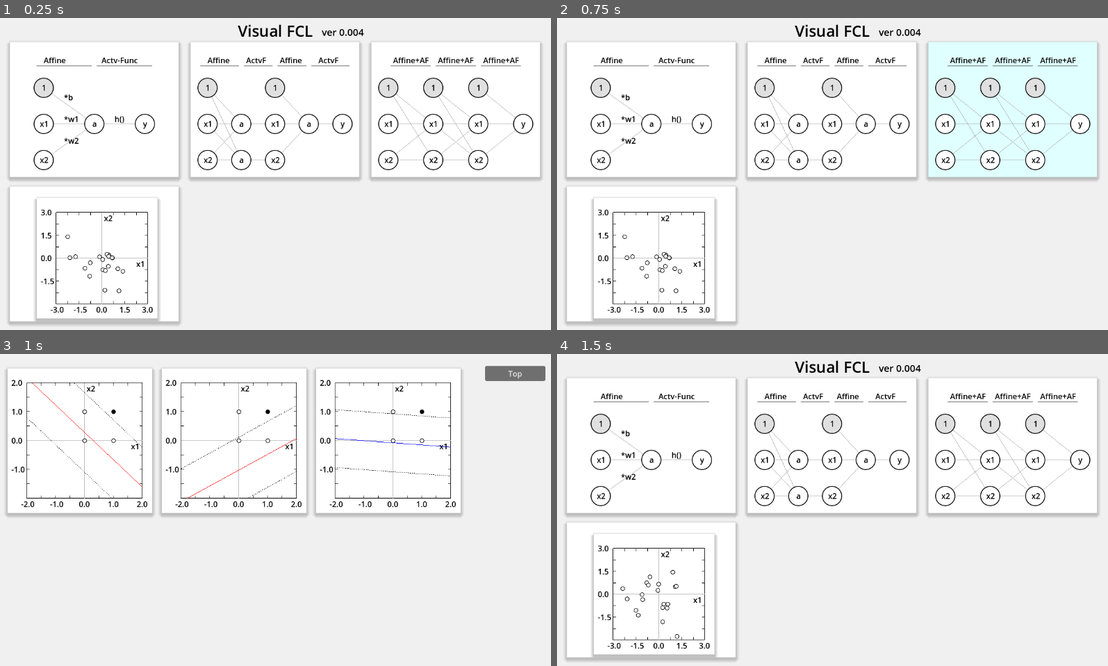
Above: before the commit, frames 1-4 (two rows, left to right).
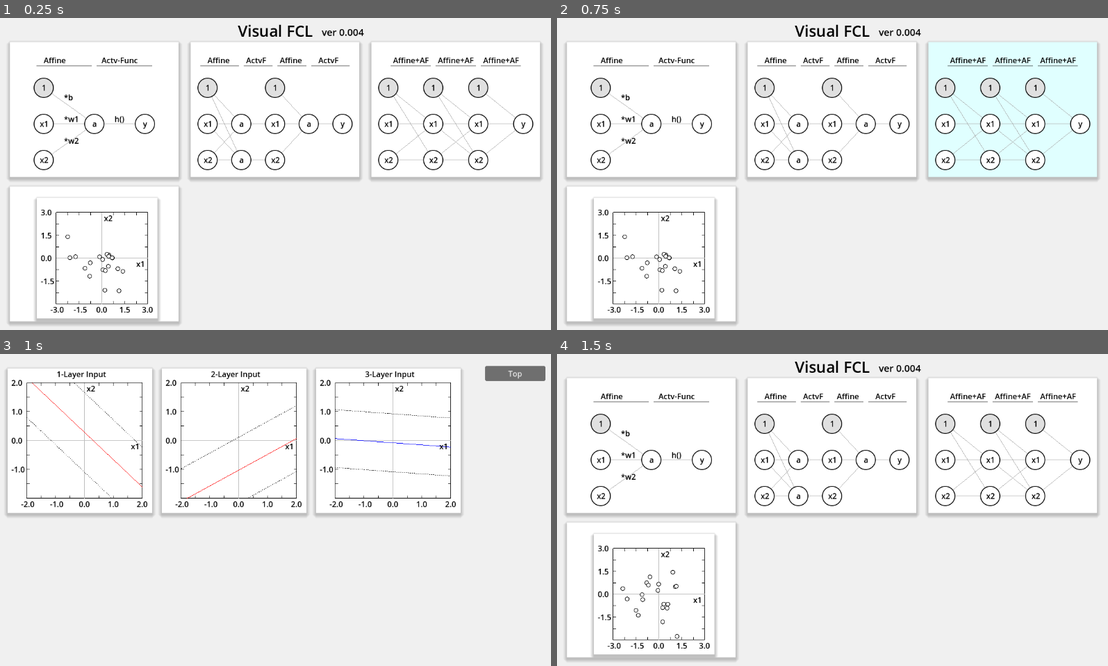
Above: after the commit, the same moments.

Repository: vivisuke/VisualFCL
Game: Godot game, scene res://top_scene.tscn
Same seed, same stepped clock (60 frames per second), same inputs: the game is played once before the commit and once after it.
Inputs (mouse positions are in pixels of both pictures, inside the frame that each line leads up to):
- Up to frame 1 (0.25 s): no input
- Up to frame 2 (0.75 s): tap Enter at 0.5 s; move the mouse to (953, 158) at 0.52 s; click (953, 158) at 0.67 s
- Up to frame 3 (1 s): no input
- Up to frame 4 (1.5 s): click "Top" at 1.25 s

Frames 1-2 are identical in both runs. In frame 3, 0.4% of the frame differs, in the area x 10-78%, y 5-29%; in frame 4, nothing differs.

Commit message:
0093 ◎ C 06/30 06/30 0.004│ToDo│３層NN学習シーン：GraphRect 上部に「N-Layer Input」表示

Diff:
--- a/VisualFCL/scripts/fc3layer_scene.gd
+++ b/VisualFCL/scripts/fc3layer_scene.gd
@@ -1,8 +1,21 @@
 extends Node2D
 
 
+var vec_graph_rect = []
+
 # Called when the node enters the scene tree for the first time.
 func _ready():
+	vec_graph_rect.push_back($GraphRect_1)
+	vec_graph_rect.push_back($GraphRect_2)
+	vec_graph_rect.push_back($GraphRect_3)
+	for i in range(vec_graph_rect.size()):
+		var lbl = Label.new()
+		lbl.text = "%d-Layer Input" % (i+1)
+		lbl.add_theme_color_override("font_color", Color.BLACK)
+		lbl.position = Vector2(102, 0)
+		vec_graph_rect[i].add_child(lbl)
+		vec_graph_rect[i].to_draw_div_lines = true
+		vec_graph_rect[i].to_plot_boolean = false
 	pass # Replace with function body.
 
 
Not shown, changed: VisualFCL.spr
